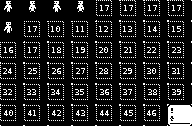
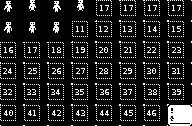
The second 192 x 126 image is a revision of the first. Changes to its layers:
painted on "Bakgrund" over [24,0,84,42]
